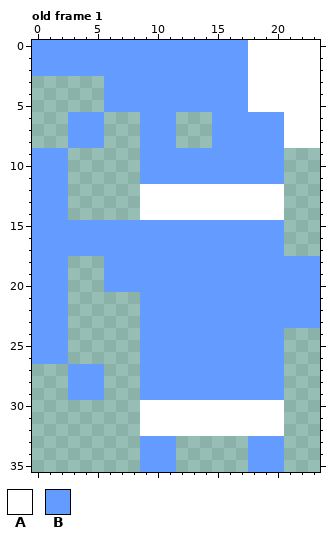
File history of a pixel-art file, ase/rook.ase. This is how it looked before the edit.
24x36 pixels, 4 frames. Shown: old frame 1. The commit also changed other frames, which this record leaves out.
Palette (. is transparent): A #ffffff  B #639bff
Pixels before, old frame 1, first column x 0:
 0 BBBBBBBBBBBBBBBBBBAAAAAA
 1 BBBBBBBBBBBBBBBBBBAAAAAA
 2 BBBBBBBBBBBBBBBBBBAAAAAA
 3 ......BBBBBBBBBBBBAAAAAA
 4 ......BBBBBBBBBBBBAAAAAA
 5 ......BBBBBBBBBBBBAAAAAA
 6 ...BBB...BBB...BBBBBBAAA
 7 ...BBB...BBB...BBBBBBAAA
 8 ...BBB...BBB...BBBBBBAAA
 9 BBB......BBBBBBBBBBBB...
10 BBB......BBBBBBBBBBBB...
11 BBB......BBBBBBBBBBBB...
12 BBB......AAAAAAAAAAAA...
13 BBB......AAAAAAAAAAAA...
14 BBB......AAAAAAAAAAAA...
15 BBBBBBBBBBBBBBBBBBBBB...
16 BBBBBBBBBBBBBBBBBBBBB...
17 BBBBBBBBBBBBBBBBBBBBB...
18 BBB...BBBBBBBBBBBBBBBBBB
19 BBB...BBBBBBBBBBBBBBBBBB
20 BBB...BBBBBBBBBBBBBBBBBB
21 BBB......BBBBBBBBBBBBBBB
22 BBB......BBBBBBBBBBBBBBB
23 BBB......BBBBBBBBBBBBBBB
24 BBB......BBBBBBBBBBBB...
25 BBB......BBBBBBBBBBBB...
26 BBB......BBBBBBBBBBBB...
27 ...BBB...BBBBBBBBBBBB...
28 ...BBB...BBBBBBBBBBBB...
29 ...BBB...BBBBBBBBBBBB...
30 .........AAAAAAAAAAAA...
31 .........AAAAAAAAAAAA...
32 .........AAAAAAAAAAAA...
33 .........BBB......BBB...
34 .........BBB......BBB...
35 .........BBB......BBB...
After:
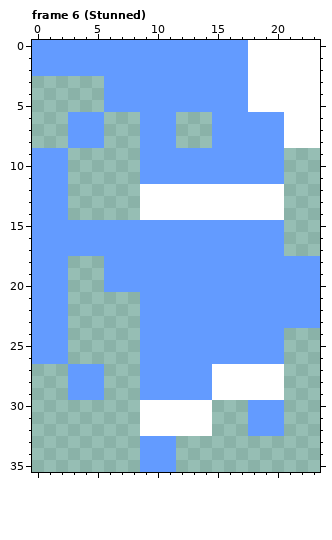
A new or re-ordered frame is compared with the old frame closest to it.
The edit:
frames 4 -> 6
Frame 6 (Stunned) is new; against old frame 1:
Colour B becomes colour A in rows 27 to 29 at x 15 to 20.
Colour A becomes colour B in rows 30 to 32 at x 18 to 20.
Colour A is gone in rows 30 to 32 at x 15 to 17.
Colour B is gone in rows 33 to 35 at x 18 to 20.
Pixel boxes of the changes (left, top, right, bottom) in both pictures:
changed: (212, 364, 284, 472)
